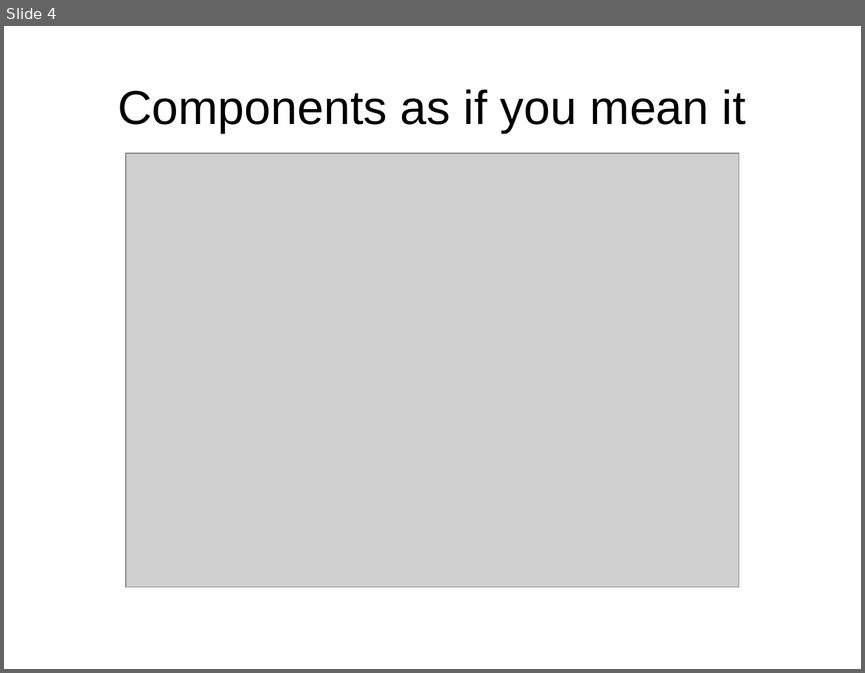
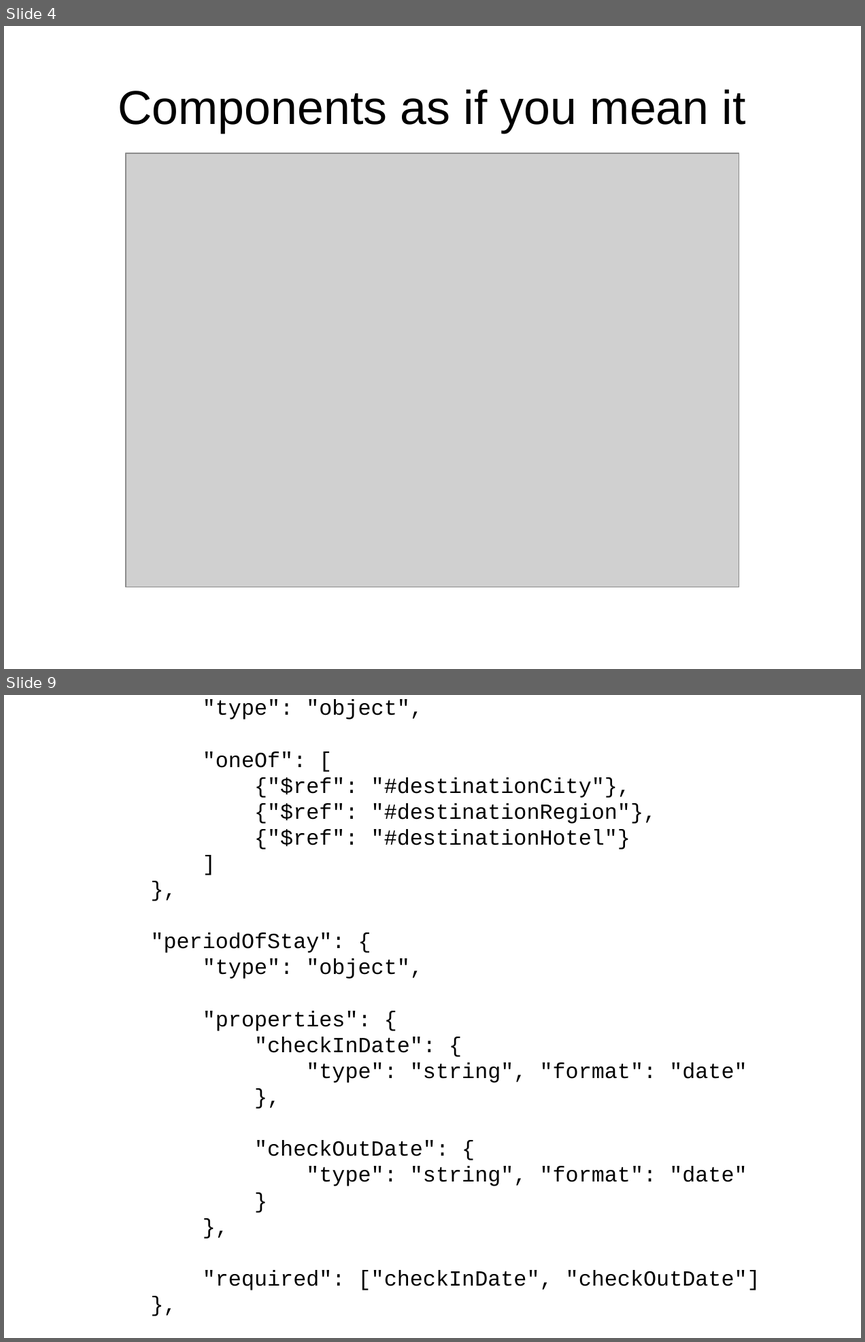
Before and after one commit to ikr/json-schema-for-http-apis, a slide deck: slides.odp. Shown one above the other, each under a label of ours: slide 4 before the commit, slides 4 and 9 after it; the slides between them are not shown. The pictures are 865x673 and 865x1342 pixels, drawn with LibreOffice and Linux fonts; fonts in the diff are those of the drawing; grey boxes stand for pictures. Boxes give left, top, right and bottom in pixels: in the first picture for what was removed or moved away, otherwise in the second. Text is boxed around its words. In the diff, an @@ line names an element or a change of style, - is before the commit and + after.

Commit message:
1st draft of the slides

```diff
--- a/slides.odp
+++ b/slides.odp
@@ slide 9 added at [4,695,861,1338], background #FFFFFF @@
@@ subtitle added at [151,699,760,1290], 20 pt, text #000000 @@
+"destination": {
+"type": "object",
+"oneOf": [
+{"$ref": "#destinationCity"},
+{"$ref": "#destinationRegion"},
+{"$ref": "#destinationHotel"}
+]
+},
+"periodOfStay": {
+"type": "object",
+"properties": {
+"checkInDate": {
+"type": "string", "format": "date"
+},
+"checkOutDate": {
+"type": "string", "format": "date"
+}
+},
+"required": ["checkInDate", "checkOutDate"]
+},
```
Also in this commit, not shown: 6 other slides added, 1 other file.
